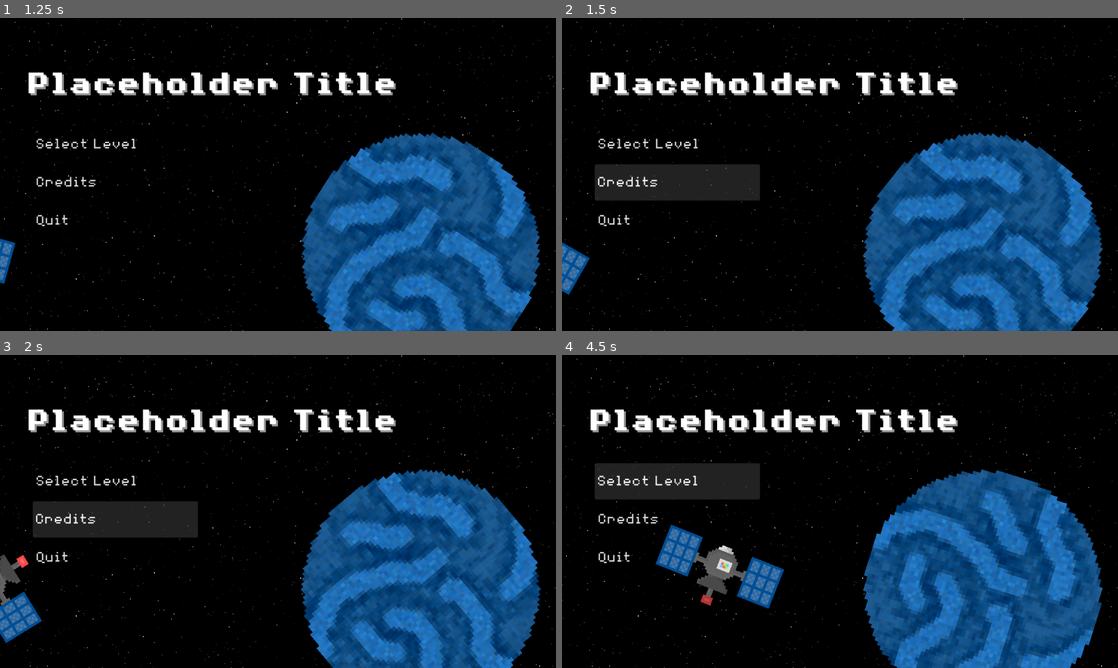
Above: before the commit, frames 1-4 (two rows, left to right).
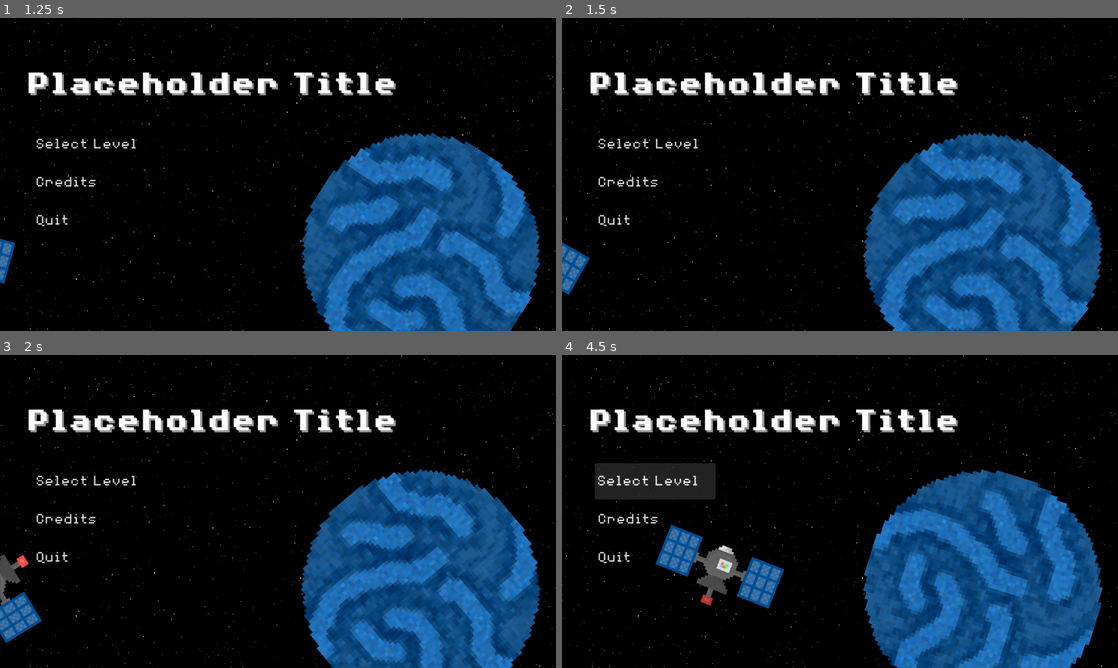
Above: after the commit, the same moments.

Repository: Birb-Games/gmtk-2025
Game: Godot game, scene res://scenes/main.tscn
The game is run twice, just before and just after one commit, with the same random seed, the same clock (stepped at 60 frames per second) and the same inputs.
Inputs (mouse positions are in pixels of both pictures, inside the frame that each line leads up to):
- Up to frame 1 (1.25 s): move the mouse to (400, 158) at 0.52 s; press the mouse at (400, 158) at 0.53 s; hold Right (right) from 0.53 s (still down)
- Up to frame 2 (1.5 s): move the mouse to (728, 190) at 1.27 s; release Right (right) at 1.28 s; release the mouse at (728, 190) at 1.28 s; hold Down (down) from 1.28 s (still down); tap Mouse wheel up (zoom_camera_in) at 1.35 s
- Up to frame 3 (2 s): keep holding Down (down)
- Up to frame 4 (4.5 s): move the mouse to (895, 442) at 2.02 s; release Down (down) at 2.03 s; hold Right (right) 2.03-2.78 s; tap Mouse wheel down (zoom_camera_out) at 2.1, 4.35 s; move the mouse to (812, 574) at 2.77 s; hold Up (up) 2.78-3.53 s; click (812, 574) at 2.85 s; move the mouse to (1006, 558) at 3.52 s; hold A (left) from 3.53 s (still down); tap Mouse wheel up (zoom_camera_in) at 3.6 s; move the mouse to (673, 464) at 4.27 s

Frame 1 is identical in both runs. In frame 2, 3.3% of the frame differs, in the area x 5-36%, y 46-59%; in frame 3, 3.3%; in frame 4, 0.9%.

Commit message:
upgraded appearance of level select menu

Diff:
--- a/scenes/level_select.tscn
+++ b/scenes/level_select.tscn
@@ -23,14 +23,15 @@
 anchors_preset = 5
 anchor_left = 0.5
 anchor_right = 0.5
-offset_left = -497.5
+offset_left = -576.0
 offset_top = 72.0
-offset_right = -14.5
+offset_right = 576.0
 offset_bottom = 117.0
 grow_horizontal = 2
 theme_override_fonts/font = ExtResource("4_chg43")
 theme_override_font_sizes/font_size = 64
 text = "Level Select"
+horizontal_alignment = 1
 
 [node name="GridContainer" type="GridContainer" parent="."]
 layout_mode = 1
@@ -39,13 +40,13 @@
 anchor_top = 0.5
 anchor_right = 0.5
 anchor_bottom = 0.5
-offset_left = -402.0
-offset_top = -142.0
-offset_right = -362.0
-offset_bottom = -102.0
+offset_left = -509.0
+offset_top = -168.0
+offset_right = 532.0
+offset_bottom = 177.0
 grow_horizontal = 2
 grow_vertical = 2
-columns = 5
+columns = 3
 
 [node name="ReturnToMain" type="Button" parent="."]
 layout_mode = 1
@@ -54,10 +55,10 @@
 anchor_top = 1.0
 anchor_right = 0.5
 anchor_bottom = 1.0
-offset_left = -532.0
-offset_top = -88.0
-offset_right = -135.0
-offset_bottom = -25.0
+offset_left = -198.0
+offset_top = -107.0
+offset_right = 199.0
+offset_bottom = -44.0
 grow_horizontal = 2
 grow_vertical = 0
 text = "Return to Main Menu"
--- /dev/null
+++ b/scenes/levels/level3.tscn
@@ -0,0 +1,5 @@
+[gd_scene load_steps=2 format=3 uid="uid://d35lbl8jgvcbu"]
+
+[ext_resource type="PackedScene" uid="uid://2oltjvbyir1q" path="res://scenes/levels/level.tscn" id="1_02w4s"]
+
+[node name="Level" instance=ExtResource("1_02w4s")]
--- /dev/null
+++ b/scenes/levels/level4.tscn
@@ -0,0 +1,5 @@
+[gd_scene load_steps=2 format=3 uid="uid://byh1tbxko718h"]
+
+[ext_resource type="PackedScene" uid="uid://2oltjvbyir1q" path="res://scenes/levels/level.tscn" id="1_8rpwu"]
+
+[node name="Level" instance=ExtResource("1_8rpwu")]
--- /dev/null
+++ b/scenes/levels/level5.tscn
@@ -0,0 +1,5 @@
+[gd_scene load_steps=2 format=3 uid="uid://cb2wwy8pjclld"]
+
+[ext_resource type="PackedScene" uid="uid://2oltjvbyir1q" path="res://scenes/levels/level.tscn" id="1_467l6"]
+
+[node name="Level" instance=ExtResource("1_467l6")]
--- a/scenes/main_menu.tscn
+++ b/scenes/main_menu.tscn
@@ -105,13 +105,13 @@
 anchor_bottom = 0.5
 offset_left = -508.0
 offset_top = -100.0
-offset_right = -166.0
+offset_right = -258.0
 offset_bottom = 133.0
 grow_horizontal = 2
 grow_vertical = 2
 
 [node name="SelectLevel" type="Button" parent="VBoxContainer"]
-custom_minimum_size = Vector2(300, 75)
+custom_minimum_size = Vector2(250, 75)
 layout_mode = 2
 text = "Select Level"
 alignment = 0
--- a/scripts/level_select.gd
+++ b/scripts/level_select.gd
@@ -19,6 +19,9 @@
 				button.set_script(level_select_button_script)
 				$GridContainer.add_child(button)
 
+	var viewport_size = get_viewport_rect().size
+	$GridContainer.global_position.x = viewport_size.x / 2.0 - $GridContainer.columns * LevelSelectButton.BUTTON_SIZE / 2.0
+
 func _on_return_to_main_pressed() -> void:
 	main_menu.show()
 	hide()
--- a/scripts/level_select_button.gd
+++ b/scripts/level_select_button.gd
@@ -1,10 +1,14 @@
 extends Button
+
+class_name LevelSelectButton
 
 var level: PackedScene
 
+const BUTTON_SIZE = 120
+
 func _ready() -> void:
-	custom_minimum_size = Vector2(100, 100)
-	add_theme_font_size_override("font_size", 64)
+	custom_minimum_size = Vector2(BUTTON_SIZE, BUTTON_SIZE)
+	add_theme_font_size_override("font_size", 80)
 	level = load("res://scenes/levels/" + name.split('_')[0] + ".tscn")
 	connect("pressed", _on_pressed)
 
